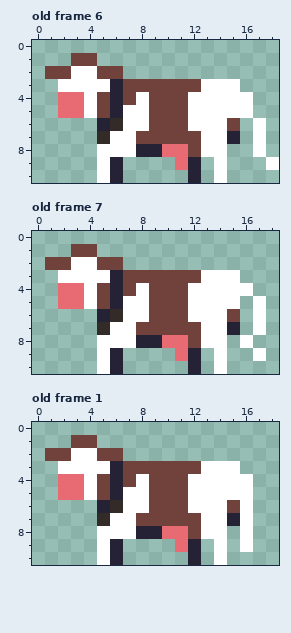
Pixel-art file, stored at Assets/Props/cow.aseprite. That is the earlier state.
19x11 pixels, 8 frames. Shown: old frame 6, old frame 7, old frame 1. The commit also changed other frames, which this record leaves out.
And afterwards:
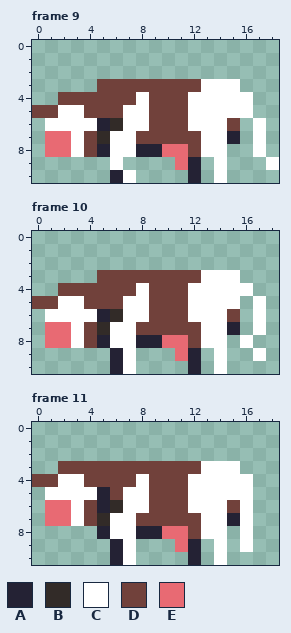
Palette (. is transparent): A #242234  B #322b28  C #ffffff  D #71413b  E #e86a73
A new or re-ordered frame is compared with the old frame closest to it.
Change:
{"change": "frames 8 -> 19"}
{"where": "frame 9 is new; against old frame 6"}
{"frame":9,"y":1,"x":3,"old":"DD","new":".."}
{"frame":9,"y":2,"x":1,"old":"DDCCDD","new":"......"}
{"frame":9,"y":3,"x":2,"old":"CCCCA","new":"...DD"}
{"frame":9,"y":4,"x":2,"old":"EEC","new":"DDD"}
{"frame":9,"y":4,"x":6,"old":"A","new":"D"}
{"frame":9,"y":5,"x":0,"old":"..EEC","new":"DDCCD"}
{"frame":9,"y":5,"x":6,"old":"A","new":"D"}
{"frame":9,"y":6,"x":1,"old":"....","new":"CCCC"}
{"frame":9,"y":7,"x":1,"old":"....","new":"EECD"}
{"frame":9,"y":8,"x":1,"old":"....C","new":"EECDA"}
{"frame":9,"y":9,"x":5,"old":"CA","new":".C"}
{"frame":9,"y":10,"x":5,"old":"C","new":"."}
{"frame":9,"y":10,"x":7,"old":".","new":"C"}
{"where": "frame 10 is new; against old frame 7"}
{"frame":10,"y":1,"x":3,"old":"DD","new":".."}
{"frame":10,"y":2,"x":1,"old":"DDCCDD","new":"......"}
{"frame":10,"y":3,"x":2,"old":"CCCCA","new":"...DD"}
{"frame":10,"y":4,"x":2,"old":"EEC","new":"DDD"}
{"frame":10,"y":4,"x":6,"old":"A","new":"D"}
{"frame":10,"y":5,"x":0,"old":"..EEC","new":"DDCCD"}
{"frame":10,"y":5,"x":6,"old":"A","new":"D"}
{"frame":10,"y":6,"x":1,"old":"....","new":"CCCC"}
{"frame":10,"y":7,"x":1,"old":"....","new":"EECD"}
{"frame":10,"y":8,"x":1,"old":"....C","new":"EECDA"}
{"frame":10,"y":9,"x":5,"old":"C","new":"."}
{"frame":10,"y":9,"x":7,"old":".","new":"C"}
{"frame":10,"y":10,"x":5,"old":"C","new":"."}
{"frame":10,"y":10,"x":7,"old":".","new":"C"}
{"where": "frame 11 is new; against old frame 1"}
{"frame":11,"y":1,"x":3,"old":"DD","new":".."}
{"frame":11,"y":2,"x":1,"old":"DDCCDD","new":"......"}
{"frame":11,"y":3,"x":2,"old":"CCCCA","new":"DDDDD"}
{"frame":11,"y":4,"x":0,"old":"..EEC","new":"DDCCD"}
{"frame":11,"y":4,"x":6,"old":"A","new":"D"}
{"frame":11,"y":5,"x":1,"old":".EE","new":"CCC"}
{"frame":11,"y":5,"x":5,"old":"DA","new":"AD"}
{"frame":11,"y":6,"x":1,"old":"....","new":"EECD"}
{"frame":11,"y":7,"x":1,"old":"....","new":"EECD"}
{"frame":11,"y":8,"x":5,"old":"C","new":"A"}
{"frame":11,"y":9,"x":5,"old":"C","new":"."}
{"frame":11,"y":9,"x":7,"old":".","new":"C"}
{"frame":11,"y":10,"x":5,"old":"C","new":"."}
{"frame":11,"y":10,"x":7,"old":".","new":"C"}
